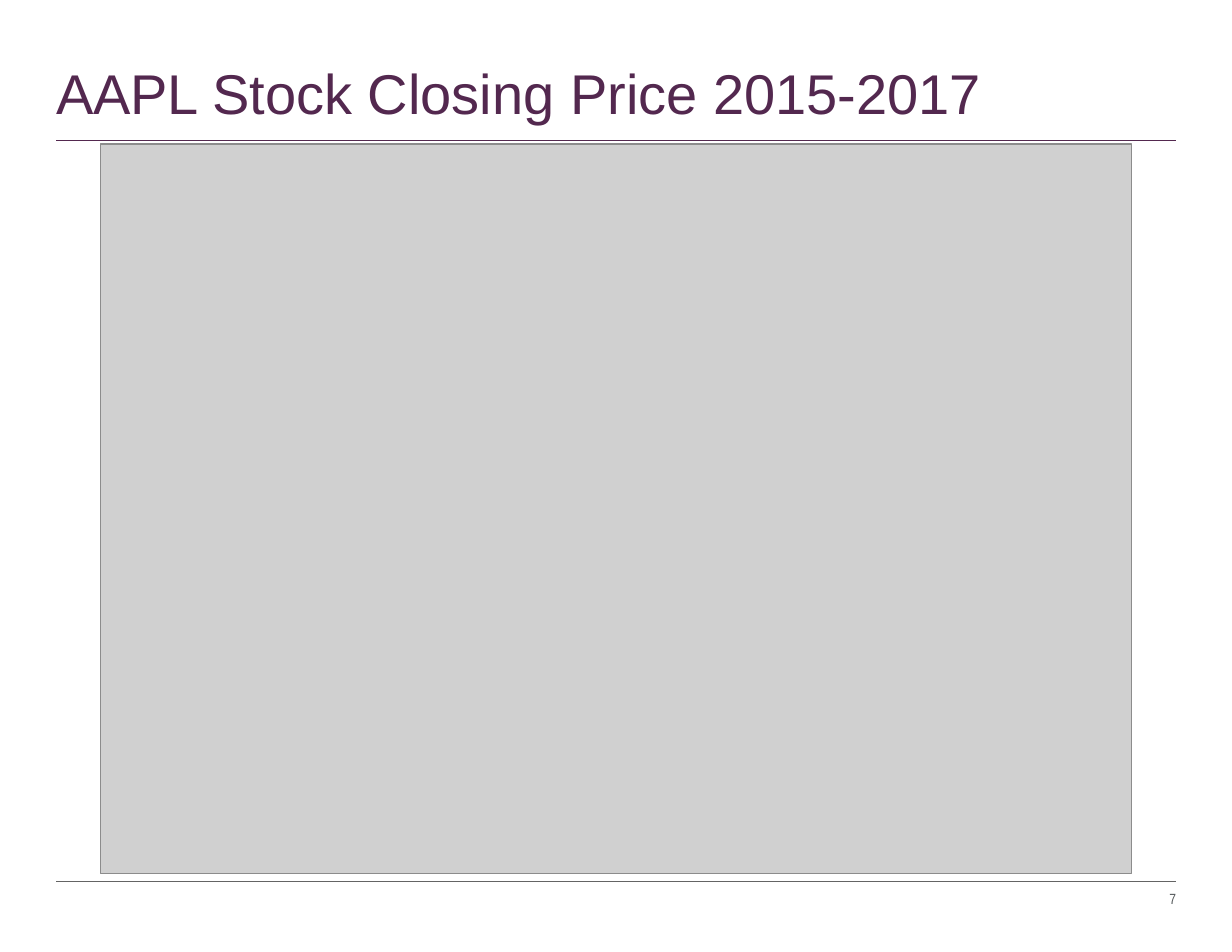
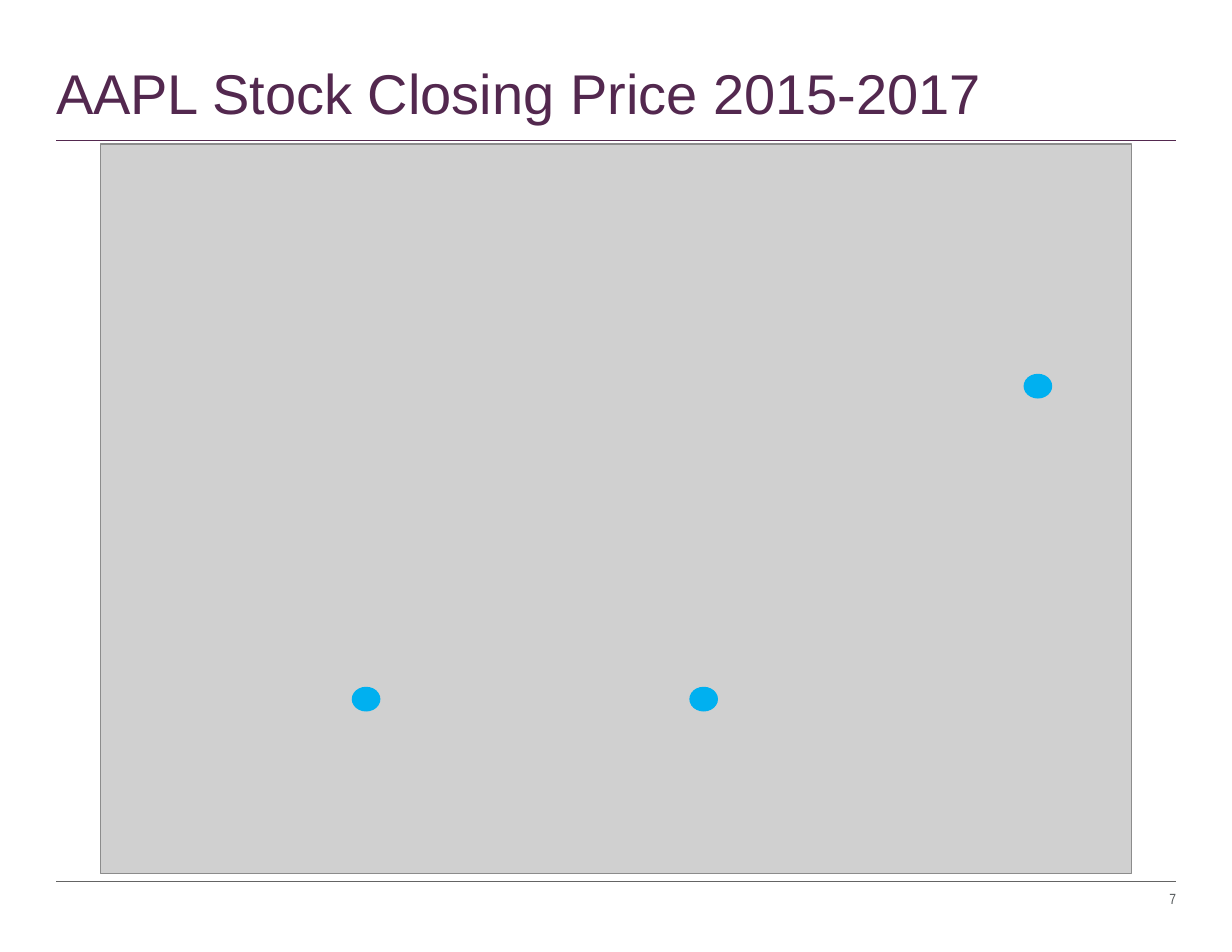
Before and after one commit to timothyyu/pr1-apple-stock-analysis, a slide deck: slide 7 of DataScience Project-One_Rutgers.pptx. Drawn at 1232x952 pixels with LibreOffice and Linux fonts; fonts in the diff are those of the drawing; grey boxes stand for pictures. Boxes give left, top, right and bottom in pixels: in the first picture for what was removed or moved away, otherwise in the second. Text is boxed around its words. In the diff, an @@ line names an element or a change of style, - is before the commit and + after.

```diff
--- a/DataScience Project-One_Rutgers.pptx
+++ b/DataScience Project-One_Rutgers.pptx
@@ ellipse added at (1024,374,1053,399), fill #00B0F0 @@
@@ ellipse added at (352,687,381,711), fill #00B0F0 @@
@@ ellipse added at (690,687,719,711), fill #00B0F0 @@
```
Also in this commit, not shown: 1 other slide changed, 1 other file.
